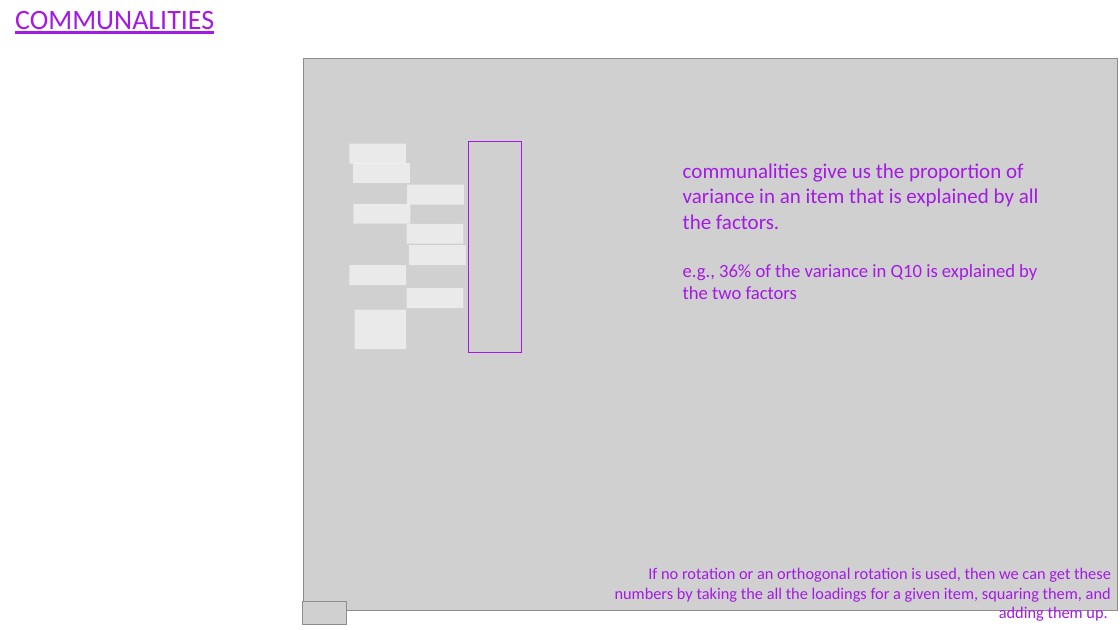
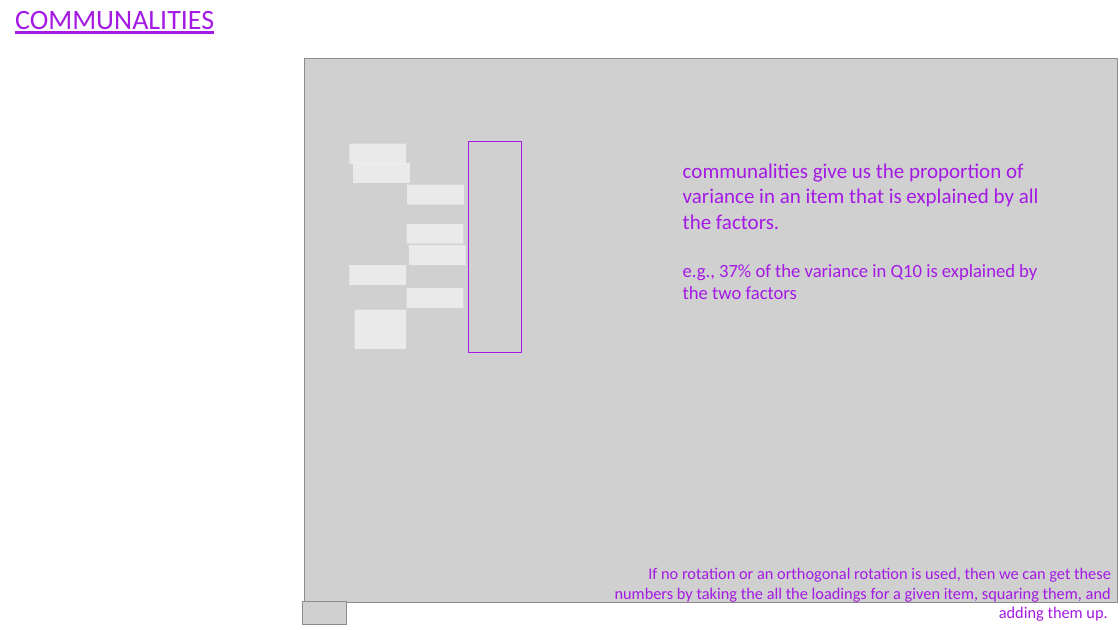
Before and after one commit to uoepsy/dapr3, a slide deck: slide 6 of dapr3_lectures/block2_fa/img_sandbox/efa_output_2627.pptx. Drawn at 1120x630 pixels with LibreOffice and Linux fonts; fonts in the diff are those of the drawing; grey boxes stand for pictures. Boxes give left, top, right and bottom in pixels: in the first picture for what was removed or moved away, otherwise in the second. Text is boxed around its words. In the diff, an @@ line names an element or a change of style, - is before the commit and + after.

```diff
--- a/dapr3_lectures/block2_fa/img_sandbox/efa_output_2627.pptx
+++ b/dapr3_lectures/block2_fa/img_sandbox/efa_output_2627.pptx
@@ picture: place and size @@
-picture at box(303, 58, 1118, 610)
+picture at box(305, 59, 1117, 603)
@@ text at box(683, 163, 1039, 299): text changed @@
-communalities give us the proportion of variance in an item that is explained by all the factors.
-e.g., 36% of the variance in Q10 is explained by the two factors
+communalities give us the proportion of variance in an item that is explained by all the factors.
+e.g., 37% of the variance in Q10 is explained by the two factors
@@ rectangle removed at box(354, 204, 411, 224) @@
```
Also in this commit, not shown: 12 other slides changed, 31 other files.
